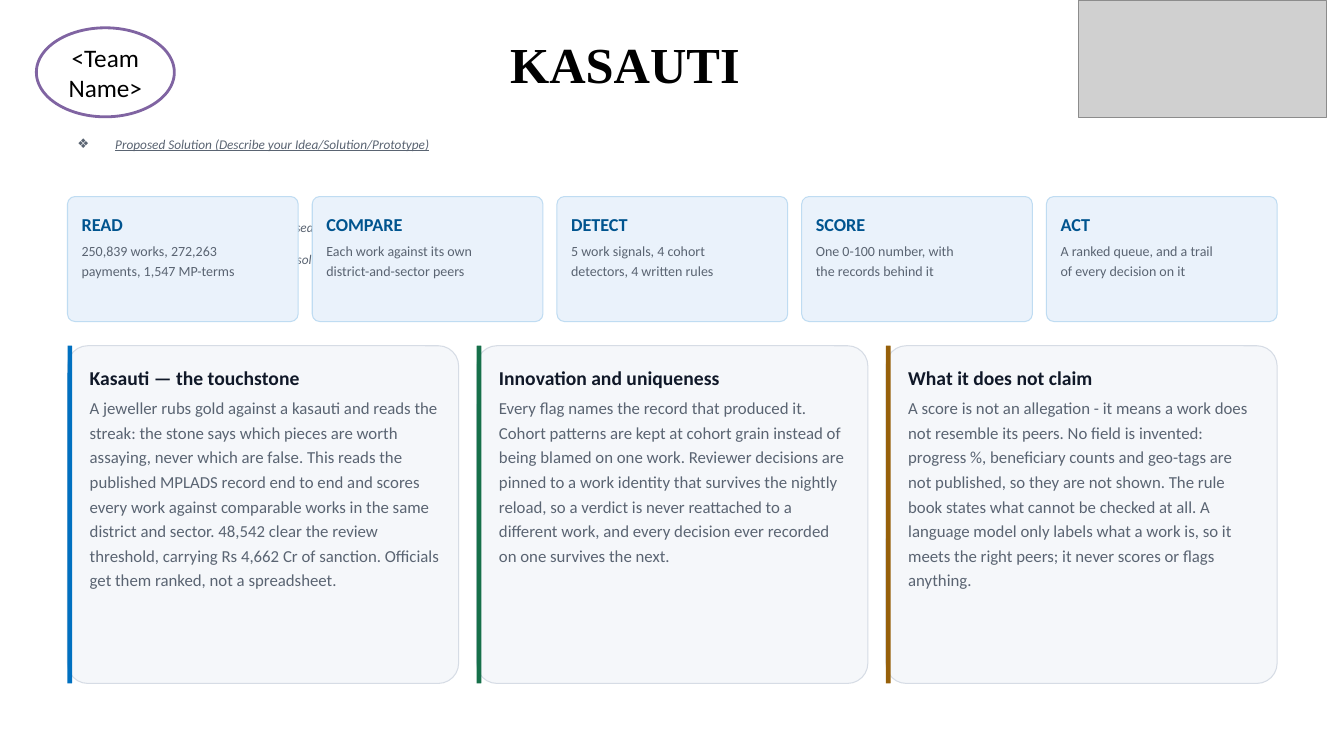
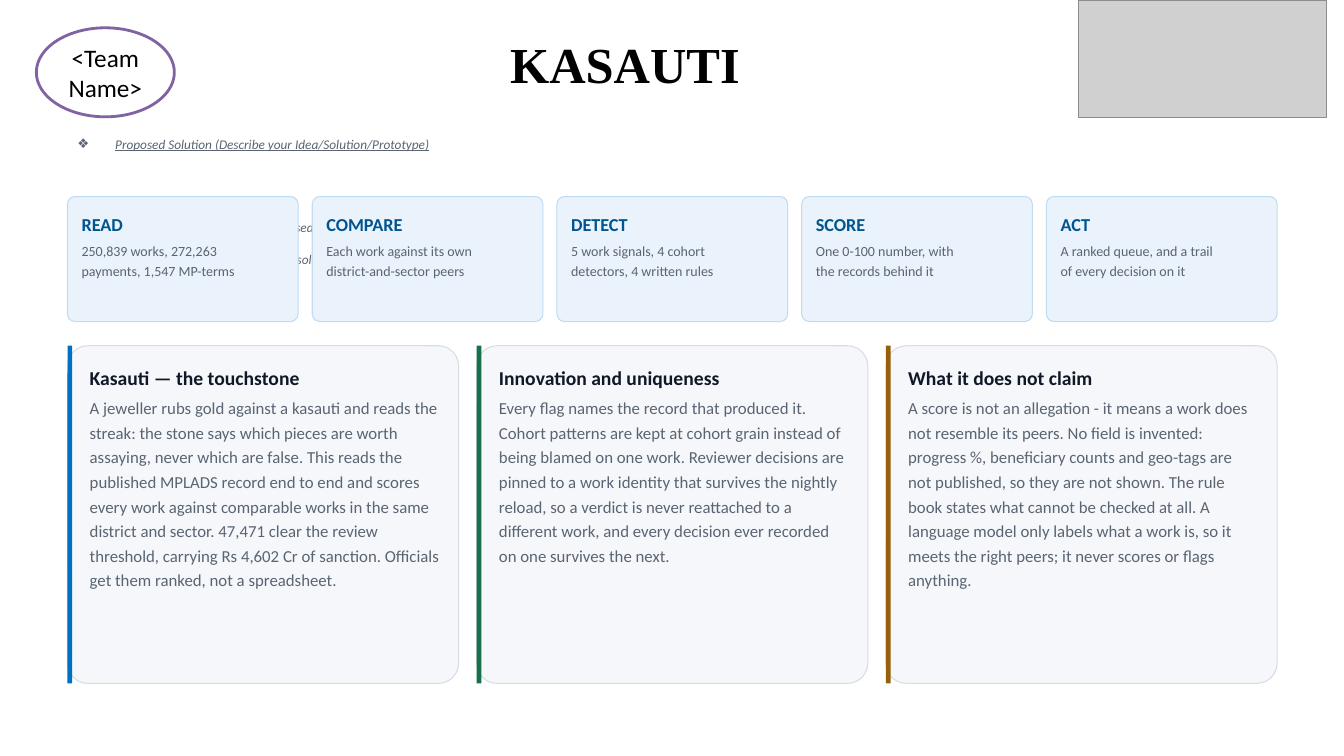
Before and after one commit to fbivinay/SIH-HACKATHON, a slide deck: slide 2 of docs/deck/SIH26102-MPLADS-SIH-Idea.pptx. Drawn at 1344x756 pixels with LibreOffice and Linux fonts; fonts in the diff are those of the drawing; grey boxes stand for pictures. Boxes give left, top, right and bottom in pixels: in the first picture for what was removed or moved away, otherwise in the second. Text is boxed around its words. In the diff, an @@ line names an element or a change of style, - is before the commit and + after.

Commit message:
Apply the model's sector labels to the scores
The classifier moved 23,956 works out of "Other" (50,720 to 26,764), so
for the first time those works are compared against peers that resemble
them rather than against a bucket that held everything unrecognised.

The queue moved 48,542 to 47,471, HIGH 2,306 to 2,241. That is the shape
a better peer group should produce: works that only looked unusual
because they were measured against unlike works stop looking unusual. A
sharp move would have meant bad labels, and this is not one.

Spot-checking the labels turned up one real gap rather than a fault:
about 1,750 works are electrical - substations, transformers, 11kV lines
- and there is no sector for them, so they land wherever the description
reads closest. The rule book now says so. Impact is small enough to
leave: of the 38 that landed in Religious & Cultural, most are genuinely
electrification at named temples, 8 are flagged at all, and the worst is
a single MEDIUM.

Detector findings are unchanged at 912 (D-01 311, D-02 137, D-03 255,
D-04 209), which is the stability you want from a population statistic
when the thing that changed was per-work grouping.

```diff
--- a/docs/deck/SIH26102-MPLADS-SIH-Idea.pptx
+++ b/docs/deck/SIH26102-MPLADS-SIH-Idea.pptx
@@ text at [90, 402, 439, 589]: text changed @@
-A jeweller rubs gold against a kasauti and reads the streak: the stone says which pieces are worth assaying, never which are false. This reads the published MPLADS record end to end and scores every work against comparable works in the same district and sector. 48,542 clear the review threshold, carrying Rs 4,662 Cr of sanction. Officials get them ranked, not a spreadsheet.
+A jeweller rubs gold against a kasauti and reads the streak: the stone says which pieces are worth assaying, never which are false. This reads the published MPLADS record end to end and scores every work against comparable works in the same district and sector. 47,471 clear the review threshold, carrying Rs 4,602 Cr of sanction. Officials get them ranked, not a spreadsheet.
```
Also in this commit, not shown: 1 other slide changed, 1 other file.
